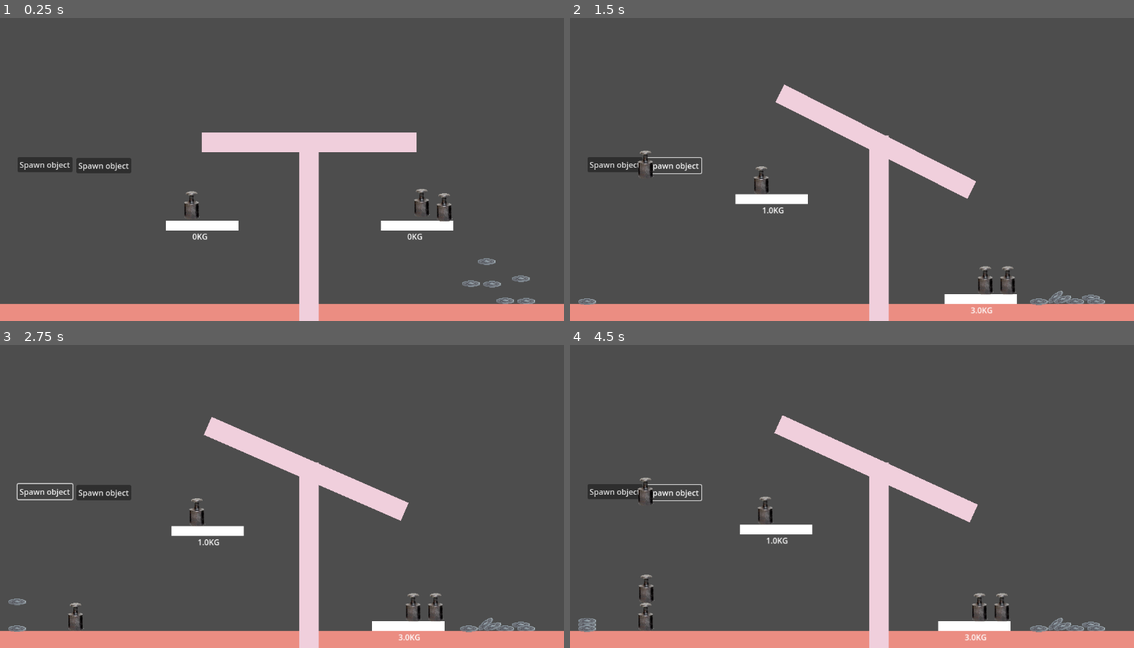
Above: before the commit, frames 1-4 (two rows, left to right).
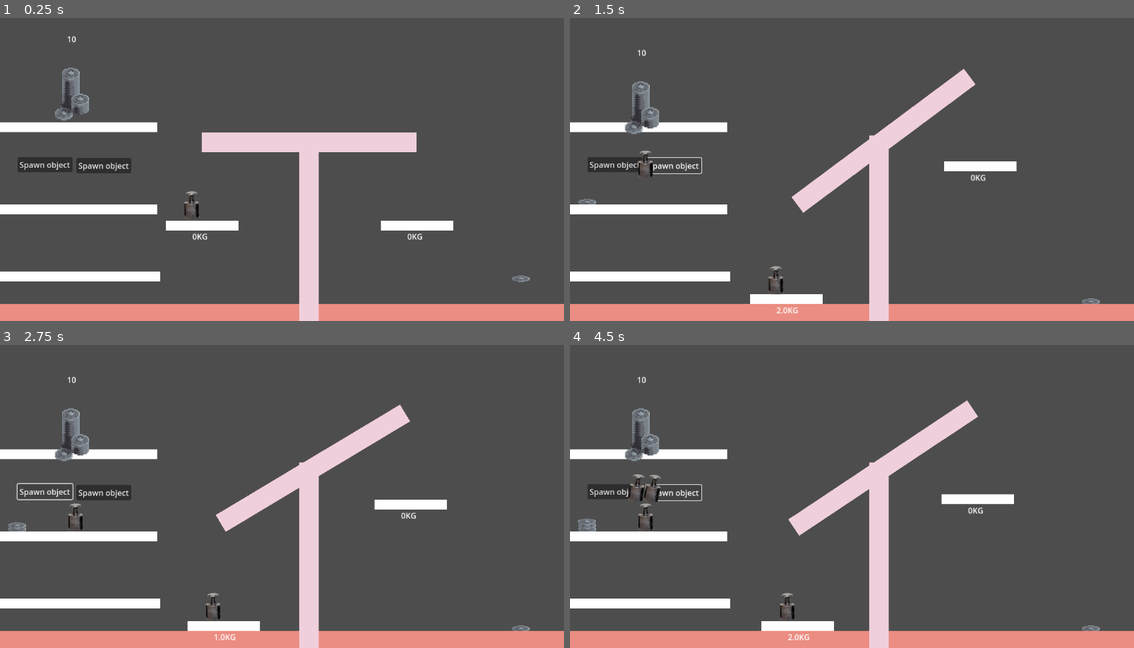
Above: after the commit, the same moments.

Repository: MancerDev/collabjam-prejam-trader
Game: Godot game, scene res://src/scenes/trade_scene/trade.tscn
Same seed, same stepped clock (60 frames per second), same inputs: the game is played once before the commit and once after it.
Inputs:
- Up to frame 1 (0.25 s): no input
- Up to frame 2 (1.5 s): click "Spawn object" at 0.5 s; click "Spawn object" at 1.25 s
- Up to frame 3 (2.75 s): click "Spawn object" at 2 s
- Up to frame 4 (4.5 s): click "Spawn object" at 2.75 s; click "Spawn object" at 3.5 s; click "Spawn object" at 4.25 s

The runs differ from the first frame. In frame 1, 3.8% of the frame differs, in the area x 0-95%, y 6-95%; in frame 2, 10%; in frame 3, 10%; in frame 4, 11%, in the area x 0-95%, y 10-98%.

Commit message:
coin pile

Diff:
--- a/assets/draggable/draggable_object.gd
+++ b/assets/draggable/draggable_object.gd
@@ -9,7 +9,7 @@
 
 func _physics_process(delta):
 	if held:
-			global_transform.origin = get_global_mouse_position()
+		global_transform.origin = get_global_mouse_position()
 
 
 
--- /dev/null
+++ b/src/scenes/trade_scene/coin_pile/coin_pile.gd
@@ -0,0 +1,48 @@
+extends RigidBody2D
+
+var coin_scene = load("res://src/scenes/trade_scene/pickable/coin/coin.tscn")
+var coin_image_thresholds : Dictionary = {
+	1: load("res://assets/images/coin/coin15.png"),
+	3: load("res://assets/images/coin/coin29.png"),
+	5: load("res://assets/images/coin/coin43.png"),
+	10: load("res://assets/images/coin/coin57.png")
+}
+signal clicked
+@export var quantity : int
+
+func _ready() -> void:
+	update_image()
+	%Label.text = str(quantity)
+
+func update_quantity(_quantity: int):
+	quantity = _quantity
+	update_image()
+	%Label.text = str(quantity)
+
+func update_image():
+	var selected_image : Texture = null
+
+	# Find the relevant image based on thresholds
+	for threshold in coin_image_thresholds.keys():
+		if quantity >= threshold:
+			selected_image = coin_image_thresholds[threshold]
+		else:
+			break
+
+	# If quantity is 0, hide the image
+	if selected_image == null or quantity == 0:
+		%Sprite.texture = null
+	else:
+		%Sprite.texture = selected_image
+
+func _on_input_event(viewport, event, shape_idx):
+	print("a")
+	if event is InputEventMouseButton and event.button_index == MOUSE_BUTTON_LEFT:
+		if event.pressed:
+			print("clicked")
+			clicked.emit(self, coin_scene)
+			update_quantity(quantity - 1)
+
+
+func _on_mouse_entered() -> void:
+	print("asd") # Replace with function body.
--- /dev/null
+++ b/src/scenes/trade_scene/coin_pile/coin_pile.tscn
@@ -0,0 +1,36 @@
+[gd_scene load_steps=5 format=3 uid="uid://dq7rdwfgu5kqt"]
+
+[ext_resource type="Script" uid="uid://bvatrg1sohsgm" path="res://src/scenes/trade_scene/coin_pile/coin_pile.gd" id="1_x0ino"]
+[ext_resource type="Texture2D" uid="uid://bof1t53ci88fd" path="res://assets/images/coin/coin81.png" id="2_una8w"]
+
+[sub_resource type="PhysicsMaterial" id="PhysicsMaterial_una8w"]
+
+[sub_resource type="RectangleShape2D" id="RectangleShape2D_una8w"]
+size = Vector2(106, 54)
+
+[node name="CoinPile" type="RigidBody2D"]
+input_pickable = true
+physics_material_override = SubResource("PhysicsMaterial_una8w")
+freeze_mode = 1
+script = ExtResource("1_x0ino")
+
+[node name="Sprite" type="Sprite2D" parent="."]
+unique_name_in_owner = true
+scale = Vector2(0.6, 0.6)
+texture = ExtResource("2_una8w")
+
+[node name="Label" type="Label" parent="."]
+unique_name_in_owner = true
+offset_left = -101.0
+offset_top = -133.0
+offset_right = 103.0
+offset_bottom = -89.0
+horizontal_alignment = 1
+vertical_alignment = 1
+
+[node name="CollisionShape2D" type="CollisionShape2D" parent="."]
+position = Vector2(-1, 4)
+shape = SubResource("RectangleShape2D_una8w")
+
+[connection signal="input_event" from="." to="." method="_on_input_event"]
+[connection signal="mouse_entered" from="." to="." method="_on_mouse_entered"]
--- a/src/scenes/trade_scene/floor/floor.tscn
+++ b/src/scenes/trade_scene/floor/floor.tscn
@@ -8,6 +8,8 @@
 [node name="Floor" type="Node2D"]
 
 [node name="RigidBody2D" type="RigidBody2D" parent="."]
+collision_layer = 3
+collision_mask = 3
 physics_material_override = SubResource("PhysicsMaterial_8aeg8")
 gravity_scale = 0.0
 sleeping = true
--- a/src/scenes/trade_scene/coin/coin.tscn
+++ b/src/scenes/trade_scene/pickable/coin/coin.tscn
@@ -1,7 +1,7 @@
 [gd_scene load_steps=5 format=3 uid="uid://dnhsscnbu1k31"]
 
-[ext_resource type="Texture2D" uid="uid://2l3u5uwh14hi" path="res://assets/draggable/coin/coin15.png" id="1_hkbcu"]
-[ext_resource type="Script" uid="uid://boqv1mwqq2tfg" path="res://assets/draggable/coin/coin.gd" id="1_yyjhv"]
+[ext_resource type="Script" uid="uid://boqv1mwqq2tfg" path="res://assets/draggable/coin/coin.gd" id="1_68odj"]
+[ext_resource type="Texture2D" uid="uid://2l3u5uwh14hi" path="res://assets/draggable/coin/coin15.png" id="2_5yhnk"]
 
 [sub_resource type="PhysicsMaterial" id="PhysicsMaterial_yyjhv"]
 friction = 0.5
@@ -13,17 +13,19 @@
 height = 38.0
 
 [node name="RigidBody2D" type="RigidBody2D"]
+collision_layer = 2
+collision_mask = 2
 input_pickable = true
 mass = 0.2
 physics_material_override = SubResource("PhysicsMaterial_yyjhv")
 freeze_mode = 1
 contact_monitor = true
 max_contacts_reported = 10
-script = ExtResource("1_yyjhv")
+script = ExtResource("1_68odj")
 
 [node name="Sprite" type="Sprite2D" parent="."]
 scale = Vector2(0.6, 0.3)
-texture = ExtResource("1_hkbcu")
+texture = ExtResource("2_5yhnk")
 
 [node name="CollisionShape2D" type="CollisionShape2D" parent="."]
 position = Vector2(-1, 1)
--- a/src/scenes/trade_scene/scale/scale_platform/scale_platform.tscn
+++ b/src/scenes/trade_scene/scale/scale_platform/scale_platform.tscn
@@ -10,8 +10,8 @@
 size = Vector2(148, 20)
 
 [node name="ScalePlatform" type="RigidBody2D"]
-collision_layer = 0
-collision_mask = 0
+collision_layer = 2
+collision_mask = 2
 
 [node name="CollisionShape2D" type="CollisionShape2D" parent="."]
 position = Vector2(73, -129)
@@ -36,6 +36,8 @@
 length = 150.0
 
 [node name="Platform" type="RigidBody2D" parent="."]
+collision_layer = 3
+collision_mask = 3
 lock_rotation = true
 contact_monitor = true
 max_contacts_reported = 100
--- /dev/null
+++ b/src/scenes/trade_scene/shelf/shelf.gd
@@ -0,0 +1 @@
+extends RigidBody2D
--- /dev/null
+++ b/src/scenes/trade_scene/shelf/shelf.tscn
@@ -0,0 +1,42 @@
+[gd_scene load_steps=3 format=3 uid="uid://b8lk5oa1o7vk8"]
+
+[ext_resource type="Script" uid="uid://casdjtabo7v0q" path="res://src/scenes/trade_scene/shelf/shelf.gd" id="1_4pcxm"]
+
+[sub_resource type="RectangleShape2D" id="RectangleShape2D_4pcxm"]
+size = Vector2(343, 20)
+
+[node name="Shelf" type="RigidBody2D"]
+collision_layer = 3
+collision_mask = 3
+freeze = true
+script = ExtResource("1_4pcxm")
+
+[node name="CollisionShape2D" type="CollisionShape2D" parent="."]
+position = Vector2(161.5, 0)
+shape = SubResource("RectangleShape2D_4pcxm")
+
+[node name="ColorRect" type="ColorRect" parent="CollisionShape2D"]
+offset_left = -171.5
+offset_top = -10.0
+offset_right = 171.5
+offset_bottom = 10.0
+
+[node name="CollisionShape2D2" type="CollisionShape2D" parent="."]
+position = Vector2(161.5, 168)
+shape = SubResource("RectangleShape2D_4pcxm")
+
+[node name="ColorRect2" type="ColorRect" parent="CollisionShape2D2"]
+offset_left = -171.5
+offset_top = -10.0
+offset_right = 171.5
+offset_bottom = 10.0
+
+[node name="CollisionShape2D3" type="CollisionShape2D" parent="."]
+position = Vector2(171, 306)
+shape = SubResource("RectangleShape2D_4pcxm")
+
+[node name="ColorRect2" type="ColorRect" parent="CollisionShape2D3"]
+offset_left = -175.0
+offset_top = -11.0
+offset_right = 168.0
+offset_bottom = 9.0
--- a/src/scenes/trade_scene/spawner/spawnerButton.tscn
+++ b/src/scenes/trade_scene/spawner/spawnerButton.tscn
@@ -1,7 +1,7 @@
 [gd_scene load_steps=3 format=3 uid="uid://cml1w06ubfvrf"]
 
 [ext_resource type="Script" uid="uid://kn8lghrvwq3" path="res://src/scenes/trade_scene/spawner/spawner_button.gd" id="1_dawkb"]
-[ext_resource type="PackedScene" uid="uid://dnhsscnbu1k31" path="res://src/scenes/trade_scene/coin/coin.tscn" id="2_t4e06"]
+[ext_resource type="PackedScene" uid="uid://dnhsscnbu1k31" path="res://src/scenes/trade_scene/pickable/coin/coin.tscn" id="2_t4e06"]
 
 [node name="spawnerButton" type="Button"]
 offset_right = 36.0
--- a/src/scenes/trade_scene/trade.gd
+++ b/src/scenes/trade_scene/trade.gd
@@ -4,6 +4,9 @@
 func _ready():
 	for node in get_tree().get_nodes_in_group("pickable"):
 		node.clicked.connect(_on_pickable_object_clicked)
+	for node in get_tree().get_nodes_in_group("spawner"):
+		print("as")
+		node.clicked.connect(_on_spawner_object_clicked)
 
 
 func _unhandled_input(event):
@@ -18,3 +21,11 @@
 	if !held_object:
 		object.pickup()
 		held_object = object
+
+func _on_spawner_object_clicked(spawner, spawnable):
+	print("a")
+	var scene = spawnable.instantiate();
+	var object = scene;
+	add_child(object);
+	object.clicked.connect(_on_pickable_object_clicked)
+	_on_pickable_object_clicked(object)
--- a/src/scenes/trade_scene/trade.tscn
+++ b/src/scenes/trade_scene/trade.tscn
@@ -1,11 +1,13 @@
-[gd_scene load_steps=7 format=3 uid="uid://ddmo4bwcojgyl"]
+[gd_scene load_steps=9 format=3 uid="uid://ddmo4bwcojgyl"]
 
 [ext_resource type="Script" uid="uid://de6xbtotejkxl" path="res://src/scenes/trade_scene/trade.gd" id="1_08on2"]
-[ext_resource type="PackedScene" uid="uid://dnhsscnbu1k31" path="res://src/scenes/trade_scene/coin/coin.tscn" id="1_s8xmh"]
+[ext_resource type="PackedScene" uid="uid://dnhsscnbu1k31" path="res://src/scenes/trade_scene/pickable/coin/coin.tscn" id="1_s8xmh"]
 [ext_resource type="PackedScene" uid="uid://dk6rqdlu8v6t5" path="res://src/scenes/trade_scene/floor/floor.tscn" id="3_cll2m"]
 [ext_resource type="PackedScene" uid="uid://dthhbje3265yb" path="res://src/scenes/trade_scene/scale/scale.tscn" id="4_v15gx"]
-[ext_resource type="PackedScene" uid="uid://dwcygm3ploh44" path="res://src/scenes/trade_scene/weight/weight.tscn" id="5_6yv3a"]
+[ext_resource type="PackedScene" uid="uid://dwcygm3ploh44" path="res://src/scenes/trade_scene/pickable/weight/weight.tscn" id="5_6yv3a"]
 [ext_resource type="PackedScene" uid="uid://cml1w06ubfvrf" path="res://src/scenes/trade_scene/spawner/spawnerButton.tscn" id="6_k2hu4"]
+[ext_resource type="PackedScene" uid="uid://b8lk5oa1o7vk8" path="res://src/scenes/trade_scene/shelf/shelf.tscn" id="7_1jg2i"]
+[ext_resource type="PackedScene" uid="uid://dq7rdwfgu5kqt" path="res://src/scenes/trade_scene/coin_pile/coin_pile.tscn" id="8_mucam"]
 
 [node name="Trade" type="Node2D"]
 script = ExtResource("1_08on2")
@@ -13,35 +15,14 @@
 [node name="Coin" parent="." instance=ExtResource("1_s8xmh")]
 position = Vector2(1065, 533)
 
-[node name="Coin6" parent="." instance=ExtResource("1_s8xmh")]
-position = Vector2(1033, 578)
-
-[node name="Coin2" parent="." instance=ExtResource("1_s8xmh")]
-position = Vector2(1076, 579)
-
 [node name="Floor" parent="." instance=ExtResource("3_cll2m")]
 position = Vector2(1, 616)
 
 [node name="Scale" parent="." instance=ExtResource("4_v15gx")]
 position = Vector2(631, 263)
 
-[node name="Coin3" parent="." instance=ExtResource("1_s8xmh")]
-position = Vector2(995, 498)
-
-[node name="Coin5" parent="." instance=ExtResource("1_s8xmh")]
-position = Vector2(963, 543)
-
-[node name="Coin4" parent="." instance=ExtResource("1_s8xmh")]
-position = Vector2(1006, 544)
-
 [node name="RigidBody2D" parent="." instance=ExtResource("5_6yv3a")]
 position = Vector2(393, 391)
-
-[node name="RigidBody2D3" parent="." instance=ExtResource("5_6yv3a")]
-position = Vector2(909, 395)
-
-[node name="RigidBody2D2" parent="." instance=ExtResource("5_6yv3a")]
-position = Vector2(863, 386)
 
 [node name="Button" parent="." instance=ExtResource("6_k2hu4")]
 offset_left = 36.0
@@ -56,9 +37,11 @@
 offset_bottom = 346.0
 metadata/SpawnableObject = ExtResource("5_6yv3a")
 
+[node name="Shelf" parent="." instance=ExtResource("7_1jg2i")]
+position = Vector2(-12, 252)
+
+[node name="CoinPile" parent="." groups=["spawner"] instance=ExtResource("8_mucam")]
+position = Vector2(146, 155)
+quantity = 10
+
 [connection signal="clicked" from="Coin" to="." method="_on_pickable_object_clicked"]
-[connection signal="clicked" from="Coin6" to="." method="_on_pickable_object_clicked"]
-[connection signal="clicked" from="Coin2" to="." method="_on_pickable_object_clicked"]
-[connection signal="clicked" from="Coin3" to="." method="_on_pickable_object_clicked"]
-[connection signal="clicked" from="Coin5" to="." method="_on_pickable_object_clicked"]
-[connection signal="clicked" from="Coin4" to="." method="_on_pickable_object_clicked"]
Not shown, changed: NPCs/behindthename name extraction/first names/f_anglo_saxon.txt
Binary file added: assets/images/coin/coin15.png
Not shown, added: assets/images/coin/coin15.png.import
Binary file added: assets/images/coin/coin16.png
Not shown, added: assets/images/coin/coin16.png.import
Binary file added: assets/images/coin/coin17.png
Not shown, added: assets/images/coin/coin17.png.import
Binary file added: assets/images/coin/coin18.png
Not shown, added: assets/images/coin/coin18.png.import
Binary file added: assets/images/coin/coin24.png
Not shown, added: assets/images/coin/coin24.png.import
Binary file added: assets/images/coin/coin25.png
(and 54 more such lines)
